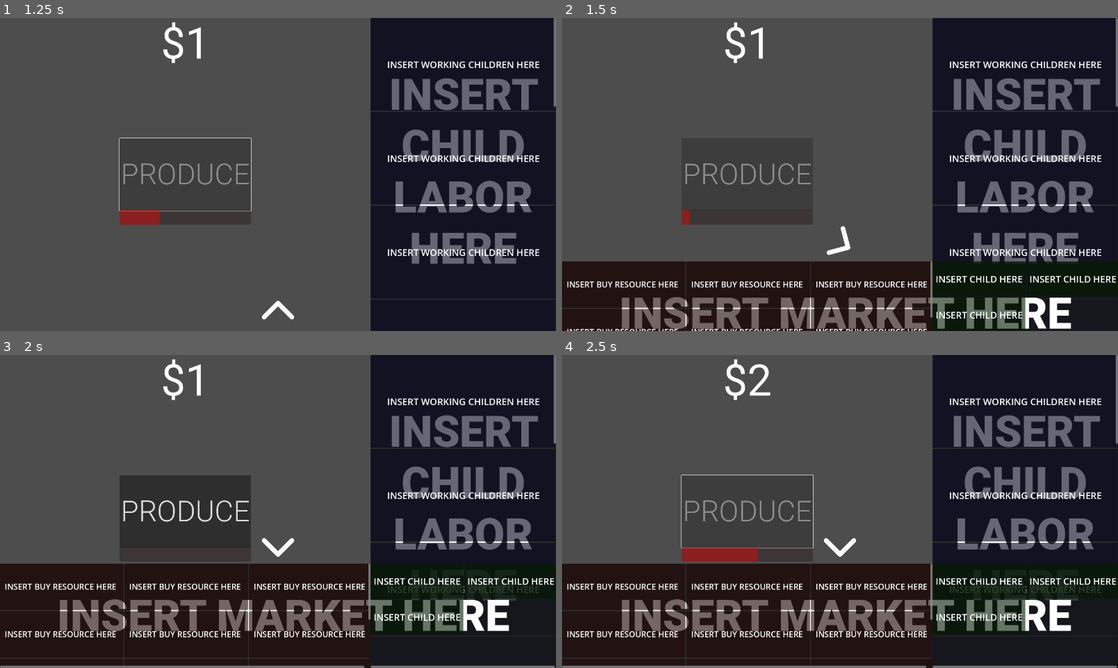
Above: before the commit, frames 1-4 (two rows, left to right).
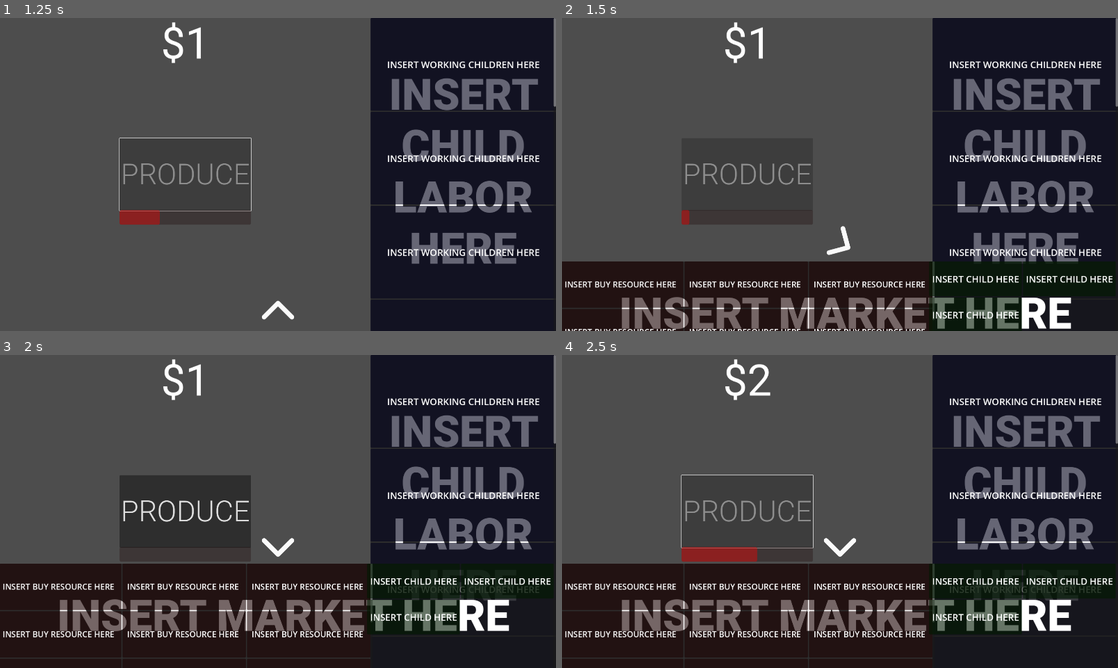
Above: after the commit, the same moments.

Repository: LowBudgetGameDev/Industrial-Revolution-Game
Game: Godot game, scene res://Scenes/Game_Scene.tscn
The game is run twice, just before and just after one commit, with the same random seed, the same clock (stepped at 60 frames per second) and the same inputs.
Inputs (mouse positions are in pixels of both pictures, inside the frame that each line leads up to):
- Up to frame 1 (1.25 s): click "PRODUCE" at 0.5 s
- Up to frame 2 (1.5 s): click (840, 312) at 1.25 s
- Up to frame 3 (2 s): no input
- Up to frame 4 (2.5 s): click "PRODUCE" at 2 s

Frame 1 is identical in both runs. In frame 2, 2.3% of the frame differs, in the area x 0-100%, y 77-100%; in frame 3, 3.8%, in the area x 0-100%, y 66-100%; in frame 4, 3.8%.

Commit message:
Removed horizontal scrolling from UI

Diff:
--- a/Scenes/UI.tscn
+++ b/Scenes/UI.tscn
@@ -256,6 +256,7 @@
 offset_bottom = -0.000244141
 grow_horizontal = 2
 grow_vertical = 2
+horizontal_scroll_mode = 0
 
 [node name="GridContainer" type="GridContainer" parent="MarketUI/ScrollContainer"]
 layout_mode = 2
@@ -269,6 +270,7 @@
 offset_left = -640.0
 offset_bottom = 360.0
 grow_horizontal = 0
+horizontal_scroll_mode = 0
 
 [node name="GridContainer" type="GridContainer" parent="MarketUI/ScrollContainer2"]
 layout_mode = 2
